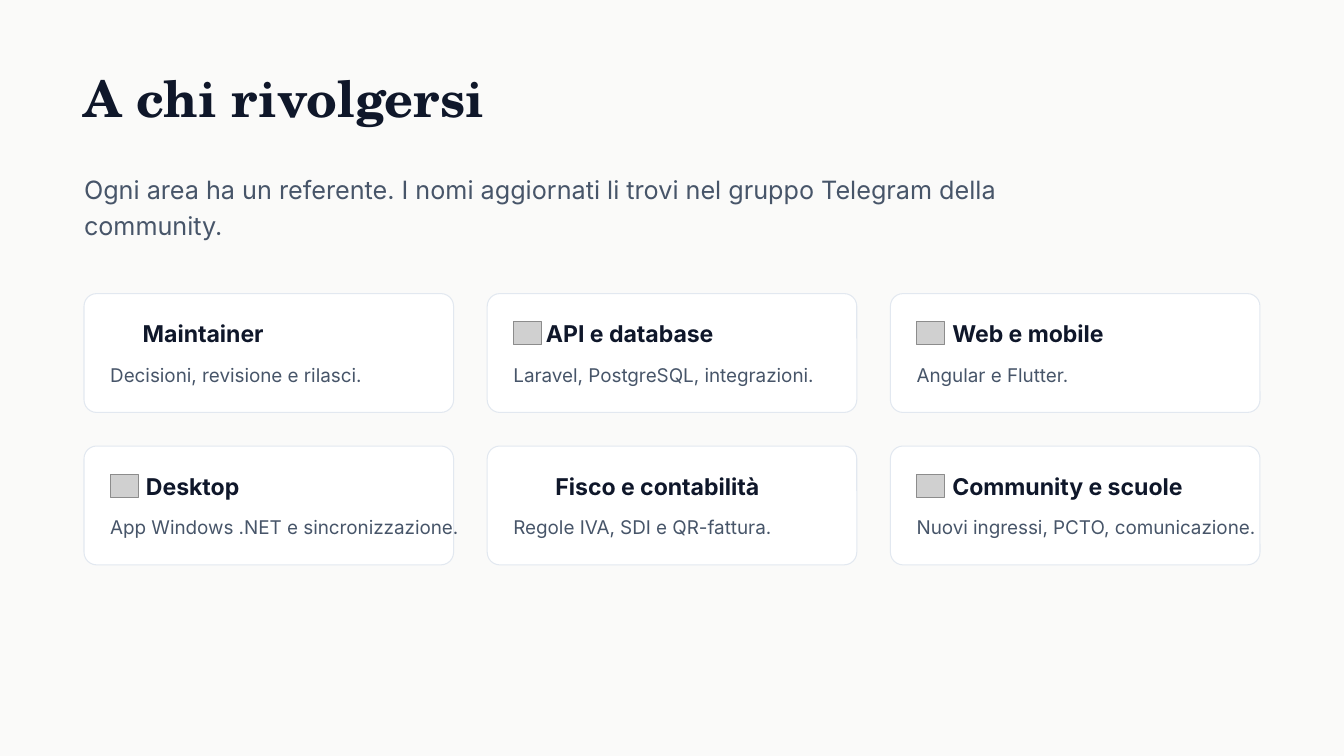
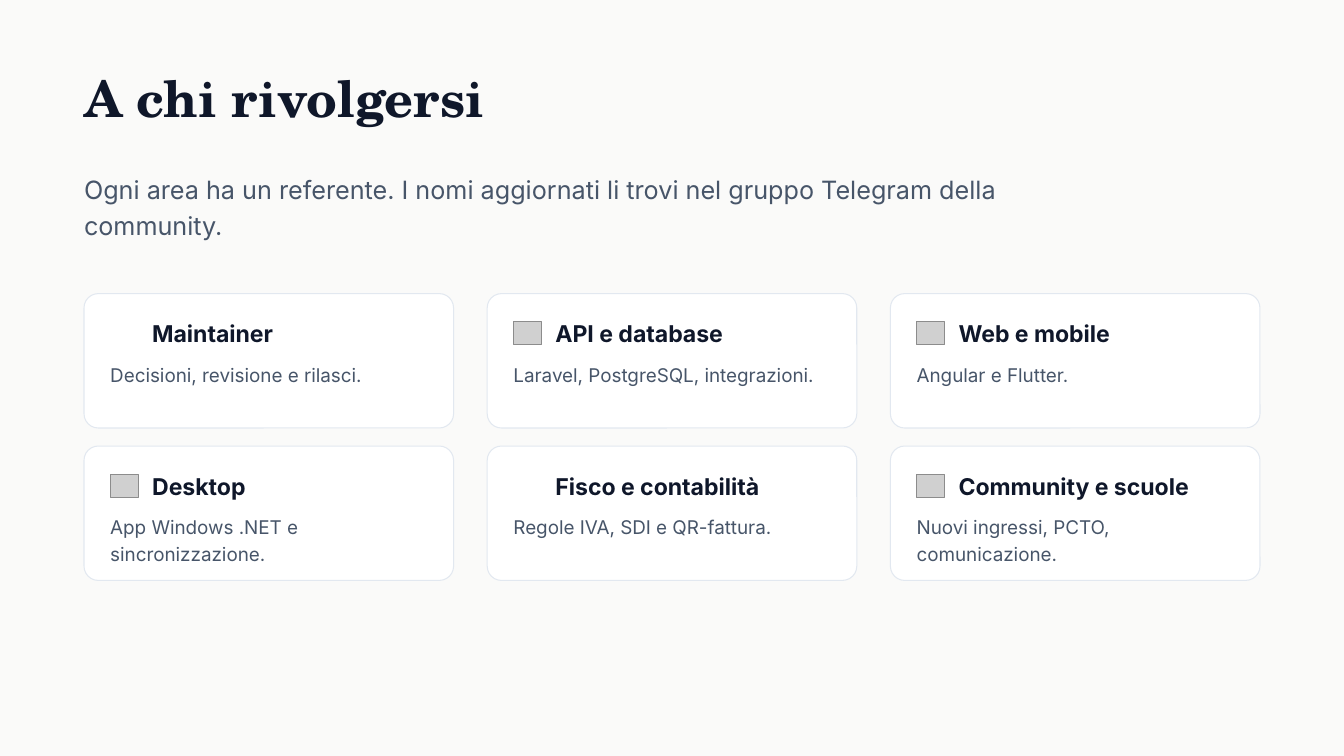
Before and after one commit to FatturaFacile/assets, a slide deck: slide 17 of docs/FatturaFacile - Il progetto e come contribuire/FatturaFacile - Il progetto e come contribuire.pptx. Drawn at 1344x756 pixels with LibreOffice and Linux fonts; fonts in the diff are those of the drawing; grey boxes stand for pictures; background and template pictures are left out. Boxes give left, top, right and bottom in pixels: in the first picture for what was removed or moved away, otherwise in the second. Text is boxed around its words. In the diff, an @@ line names an element or a change of style, - is before the commit and + after.

```diff
--- a/docs/FatturaFacile - Il progetto e come contribuire/FatturaFacile - Il progetto e come contribuire.pptx
+++ b/docs/FatturaFacile - Il progetto e come contribuire/FatturaFacile - Il progetto e come contribuire.pptx
@@ rounded rectangle: place and size @@
-rounded rectangle at <box>84,293,454,412</box>
+rounded rectangle at <box>84,293,454,427</box>
@@ rounded rectangle: place and size @@
-rounded rectangle at <box>487,293,857,412</box>
+rounded rectangle at <box>487,293,857,427</box>
@@ rounded rectangle: place and size @@
-rounded rectangle at <box>890,293,1260,412</box>
+rounded rectangle at <box>890,293,1260,427</box>
@@ text "Maintainer": place and size @@
-text "Maintainer" at <box>143,324,264,343</box>
+text "Maintainer" at <box>152,324,273,343</box>
@@ text "API e database": place and size @@
-text "API e database" at <box>546,325,713,343</box>
+text "API e database" at <box>555,325,722,343</box>
@@ text "Web e mobile": place and size @@
-text "Web e mobile" at <box>952,324,1104,343</box>
+text "Web e mobile" at <box>959,324,1110,343</box>
@@ rounded rectangle: place and size @@
-rounded rectangle at <box>84,446,454,565</box>
+rounded rectangle at <box>84,446,454,580</box>
@@ rounded rectangle: place and size @@
-rounded rectangle at <box>487,446,857,565</box>
+rounded rectangle at <box>487,446,857,580</box>
@@ rounded rectangle: place and size @@
-rounded rectangle at <box>890,446,1260,565</box>
+rounded rectangle at <box>890,446,1260,580</box>
@@ text "Desktop": place and size @@
-text "Desktop" at <box>146,478,239,500</box>
+text "Desktop" at <box>152,478,245,500</box>
@@ text "Community e scuole": place and size @@
-text "Community e scuole" at <box>952,477,1183,500</box>
+text "Community e scuole" at <box>959,477,1189,500</box>
@@ text "App Windows .NET e sincronizzazione." rewrapped from <box>110,520,458,538</box> to <box>110,520,298,561</box> @@
@@ text "Nuovi ingressi, PCTO, comunicazione." rewrapped from <box>917,520,1255,538</box> to <box>917,520,1109,561</box> @@
```
Also in this commit, not shown: 17 other slides changed, 5 other files.
